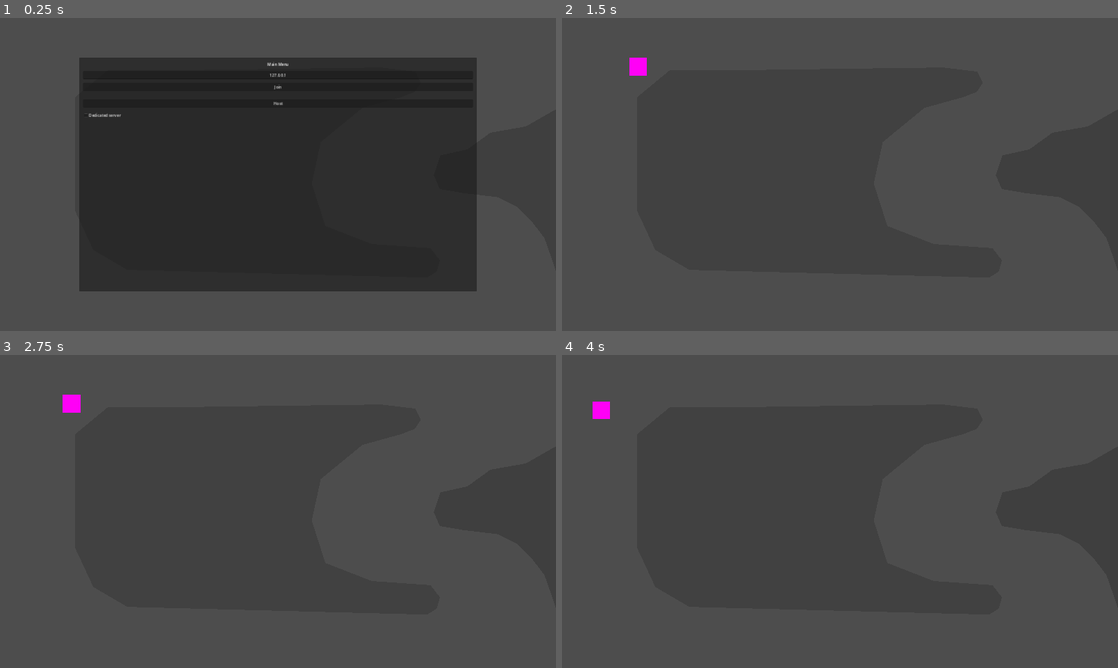
Above: before the commit, frames 1-4 (two rows, left to right).
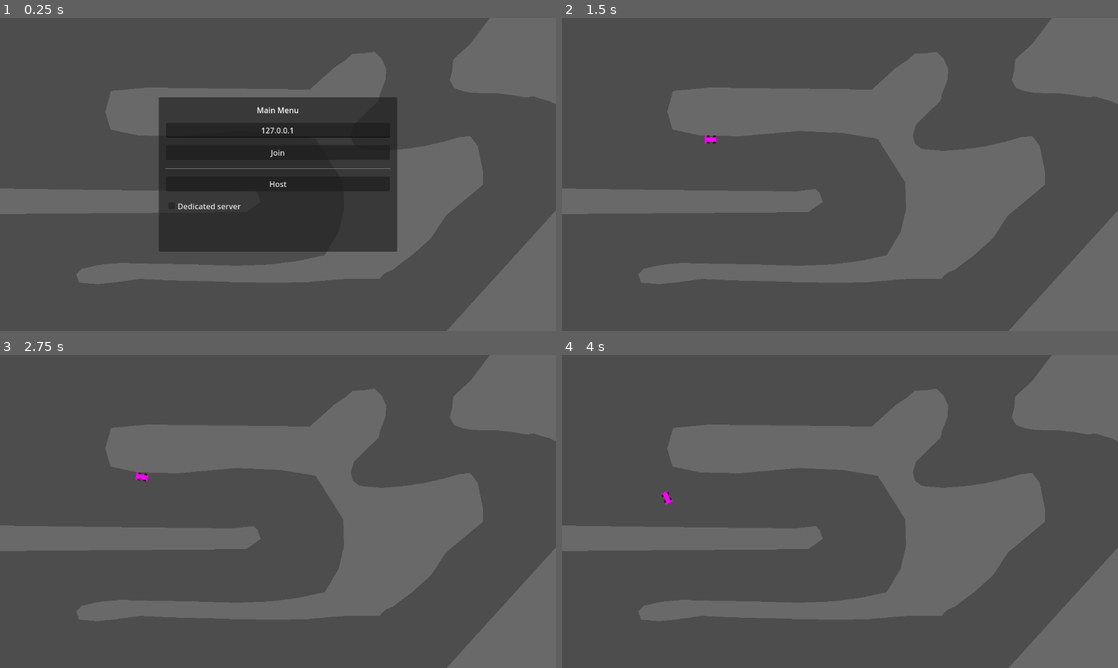
Above: after the commit, the same moments.

Repository: itjope/slide-on-slicks
Game: Godot game, scene res://World.tscn
Same seed, same stepped clock (60 frames per second), same inputs: the game is played once before the commit and once after it.
Inputs:
- Up to frame 1 (0.25 s): no input
- Up to frame 2 (1.5 s): tap Enter at 0.5 s; hold Right (steerRight) 0.53-1.25 s; hold Down (break) 0.53-1.25 s; tap Space (kryckan, bound only after the commit) at 0.8 s; click "Host" at 1.25 s
- Up to frame 3 (2.75 s): tap Space (kryckan, bound only after the commit) at 2, 2.1 s; hold Left (steerLeft) from 2.03 s (still down); tap Down (break) at 2.3 s
- Up to frame 4 (4 s): release Left (steerLeft) at 2.78 s; hold Right (steerRight) 2.78-3.53 s; hold Down (break) 2.78-3.53 s; tap Space (kryckan, bound only after the commit) at 3.05, 3.6 s; hold Up (accelerate) from 3.53 s (still down); tap Down (break) at 3.8 s

The runs differ from the first frame. In frame 1, 42% of the frame differs, in the area x 0-100%, y 0-100%; in frame 2, 31%; in frame 3, 31%; in frame 4, 31%.

Commit message:
Added a simple track and added a "dra i kryckan" feature

Diff:
--- a/Car.gd
+++ b/Car.gd
@@ -1,28 +1,55 @@
 extends CharacterBody2D
 
-
-var speed = 10
-
-var wheel_base = 70
+var wheel_base = 20
 var steering_angle = 15
-var engine_power = 1600
-var friction = -0.7
-var drag = -0.001
-var braking = -820
-var max_speed = 1000
-var max_speed_reverse = 250
-var slip_speed = 280
-var traction_fast = 0.01
-var traction_slow = 0.25
+var engine_power = 800
+var friction = -0.01
+var drag = -0.006
+var braking = -600
+var max_speed = 1500
+var max_speed_reverse = 500
+var slip_speed = 300
+var traction_fast = 0.001
+var traction_slow = 0.05
 
 var acceleration = Vector2.ZERO
 var steer_direction
 
-var race_started = false
-var race_ended = false
-
 func _ready():
 	if not is_multiplayer_authority(): return
+
+
+func _process(delta):
+	pass
+
+func apply_friction():
+	if velocity.length() < 5:
+		velocity = Vector2.ZERO
+	var friction_force = velocity * friction
+	var drag_force = velocity * velocity.length() * drag
+	acceleration += drag_force + friction_force
+
+func get_input():
+	if not is_multiplayer_authority(): return
+
+	var turn = 0
+
+
+	if Input.is_action_pressed("steerRight"):
+		turn += calculate_turn()
+	if Input.is_action_pressed("steerLeft"):
+		turn -= calculate_turn()
+	if Input.is_action_pressed("accelerate"):
+		acceleration = transform.x * engine_power
+	if Input.is_action_pressed("break"):
+		acceleration = transform.x * braking
+	if Input.is_action_pressed("kryckan"):
+		steering_angle = 35
+		acceleration = acceleration + transform.x * -100
+	else:
+		steering_angle = 15
+
+	steer_direction = turn * deg_to_rad(steering_angle)
 
 func calculate_turn():
 	var car_speed = velocity.length()
@@ -32,13 +59,6 @@
 		return 1
 	else:
 		return (car_speed / max_speed) + 1
-
-func apply_friction():
-	if velocity.length() < 5:
-		velocity = Vector2.ZERO
-	var friction_force = velocity * friction
-	var drag_force = velocity * velocity.length() * drag
-	acceleration += drag_force + friction_force
 
 func calculate_steering(delta):
 	var rear_wheel = position - transform.x * wheel_base/2.0
@@ -56,55 +76,20 @@
 		velocity = -new_heading * min(velocity.length(), max_speed_reverse)
 	rotation = new_heading.angle()
 
-func get_input2():
-	if not is_multiplayer_authority(): return
-
-	var turn = 0
-
-	if Input.is_action_pressed("steerRight"):
-		turn += calculate_turn()
-	if Input.is_action_pressed("steerLeft"):
-		turn -= calculate_turn()
-	if Input.is_action_pressed("accelerate"):
-		acceleration = transform.x * engine_power
-	if Input.is_action_pressed("break"):
-		acceleration = transform.x * braking
-
-	steer_direction = turn * deg_to_rad(steering_angle)
-
-
-func get_input():
-	if not is_multiplayer_authority(): return
-	var input_dir = Input.get_vector("steerLeft", "steerRight", "accelerate", "break")
-	velocity = velocity + ( input_dir * speed)
-
 func _physics_process(delta):
 	if  not is_multiplayer_authority(): return
-
 	acceleration = Vector2.ZERO
-	get_input2()
+	get_input()
 	apply_friction()
-	print_debug(delta)
 	calculate_steering(delta)
 	velocity += acceleration * delta
-	var collision = move_and_collide(velocity * delta)
-	# velocity = velocity.normalized()
-	#if (collision):
-		#velocity = velocity.bounce(collision.get_normal())
-
-	print_debug(rotation)
-
-	"""
-	get_input()
-
 	var collision = move_and_collide(velocity * delta, false, 0.08, false)
 	if collision:
 		var collider = collision.get_collider()
 		if collider.is_class("CharacterBody2D"):
 			velocity = velocity.slide(collision.get_normal()) * 0.8 + (velocity.bounce(collision.get_normal()) / 5)
 		else:
-			velocity = (velocity.slide(collision.get_normal()) + (velocity.bounce(collision.get_normal()) / 5) ) / 2
-	"""
+			velocity = velocity.slide(collision.get_normal()) * 0.95
 
 func _enter_tree():
 	set_multiplayer_authority(str(name).to_int())
--- a/World.gd
+++ b/World.gd
@@ -14,6 +14,7 @@
 
 # Called every frame. 'delta' is the elapsed time since the previous frame.
 func _process(delta):
+
 	pass
 
 
--- a/World.tscn
+++ b/World.tscn
@@ -3,16 +3,16 @@
 [ext_resource type="Script" path="res://world.gd" id="1_f8kds"]
 
 [sub_resource type="RectangleShape2D" id="RectangleShape2D_0ddpk"]
-size = Vector2(33, 1323)
+size = Vector2(32.75, 676)
 
 [sub_resource type="RectangleShape2D" id="RectangleShape2D_l2row"]
-size = Vector2(2338, 27)
+size = Vector2(1150, 27)
 
 [sub_resource type="RectangleShape2D" id="RectangleShape2D_v6y4e"]
-size = Vector2(33.75, 1296)
+size = Vector2(33.5, 676)
 
 [sub_resource type="RectangleShape2D" id="RectangleShape2D_4osci"]
-size = Vector2(2371.5, 30)
+size = Vector2(1218, 30)
 
 [node name="World" type="Node2D"]
 script = ExtResource("1_f8kds")
@@ -20,27 +20,52 @@
 [node name="StaticBody2D" type="StaticBody2D" parent="."]
 
 [node name="CollisionShape2D" type="CollisionShape2D" parent="StaticBody2D"]
-position = Vector2(-16.5, 634.5)
+position = Vector2(-17.625, 311)
 shape = SubResource("RectangleShape2D_0ddpk")
 
 [node name="CollisionShape2D2" type="CollisionShape2D" parent="StaticBody2D"]
-position = Vector2(1169, -13.5)
+position = Vector2(575, -14)
 shape = SubResource("RectangleShape2D_l2row")
 
 [node name="CollisionShape2D3" type="CollisionShape2D" parent="StaticBody2D"]
-position = Vector2(2321.12, 648)
+position = Vector2(1166.25, 310)
 shape = SubResource("RectangleShape2D_v6y4e")
 
 [node name="CollisionShape2D4" type="CollisionShape2D" parent="StaticBody2D"]
-position = Vector2(1152.25, 1311)
+position = Vector2(574, 663)
 shape = SubResource("RectangleShape2D_4osci")
 
-[node name="Polygon2D3" type="CollisionPolygon2D" parent="StaticBody2D"]
-position = Vector2(-46, -8)
-polygon = PackedVector2Array(860, 223, 493, 224, 356, 337, 356, 804, 433, 969, 574, 1051, 1816, 1083, 1856, 1058, 1869, 1011, 1830, 961, 1587, 944, 1394, 869, 1338, 694, 1375, 522, 1548, 380, 1708, 336, 1765, 314, 1790, 277, 1767, 230, 1625, 213)
+[node name="StaticBody2D2" type="StaticBody2D" parent="."]
 
-[node name="Polygon2D4" type="CollisionPolygon2D" parent="StaticBody2D"]
-polygon = PackedVector2Array(2318, 370, 2179, 449, 2032, 475, 1937, 544, 1825, 569, 1798, 651, 1822, 708, 1920, 725, 2063, 742, 2143, 782, 2207, 847, 2256, 911, 2280, 979, 2308, 1063)
+[node name="Polygon2D" type="Polygon2D" parent="StaticBody2D2"]
+position = Vector2(-16, 0)
+color = Color(0.415686, 0.415686, 0.415686, 1)
+polygon = PackedVector2Array(654, 148, 321, 144, 246, 151, 234, 194, 245, 231, 302, 243, 383, 245, 507, 234, 597, 238, 670, 250, 727, 340, 729, 394, 718, 442, 689, 491, 633, 503, 579, 510, 507, 513, 412, 510, 340, 509, 264, 507, 222, 511, 186, 519, 174, 531, 180, 548, 218, 551, 258, 547, 306, 540, 362, 543, 402, 544, 446, 545, 508, 547, 587, 548, 652, 547, 695, 543, 735, 540, 803, 540, 808, 533, 816, 527, 830, 521, 843, 511, 870, 491, 909, 456, 940, 409, 1017, 345, 1017, 319, 1012, 295, 1006, 265, 991, 245, 970, 246, 935, 256, 896, 265, 857, 271, 806, 275, 761, 271, 747, 260, 743, 243, 749, 222, 769, 201, 801, 171, 803, 157, 808, 146, 815, 127, 816, 104, 806, 83, 792, 70, 769, 73, 747, 74, 732, 87, 708, 103, 658, 148)
+
+[node name="Polygon2D2" type="Polygon2D" parent="StaticBody2D2"]
+color = Color(0.415686, 0.415686, 0.415686, 1)
+polygon = PackedVector2Array(206, 356, -6, 353, -11, 406, 510, 402, 540, 381, 534, 362, 525, 354, 484, 359)
+
+[node name="Polygon2D3" type="Polygon2D" parent="StaticBody2D2"]
+color = Color(0.415686, 0.415686, 0.415686, 1)
+polygon = PackedVector2Array(916, 658, 1163, 386, 1161, 663)
+
+[node name="Polygon2D4" type="Polygon2D" parent="StaticBody2D2"]
+color = Color(0.415686, 0.415686, 0.415686, 1)
+polygon = PackedVector2Array(1018, -4, 974, 54, 939, 86, 937, 109, 932, 129, 941, 145, 960, 152, 979, 155, 1006, 156, 1031, 156, 1064, 160, 1087, 164, 1107, 163, 1126, 169, 1138, 172, 1159, 182, 1157, 153, 1168, -3)
+
+[node name="Polygon2D5" type="CollisionPolygon2D" parent="StaticBody2D2"]
+position = Vector2(-16, 0)
+polygon = PackedVector2Array(654, 148, 321, 144, 246, 151, 234, 194, 245, 231, 302, 243, 383, 245, 507, 234, 597, 238, 670, 250, 727, 340, 729, 394, 718, 442, 689, 491, 633, 503, 579, 510, 507, 513, 412, 510, 340, 509, 264, 507, 222, 511, 186, 519, 174, 531, 180, 548, 218, 551, 258, 547, 306, 540, 362, 543, 402, 544, 446, 545, 508, 547, 587, 548, 652, 547, 695, 543, 735, 540, 803, 540, 808, 533, 816, 527, 830, 521, 843, 511, 870, 491, 909, 456, 940, 409, 1017, 345, 1017, 319, 1012, 295, 1006, 265, 991, 245, 970, 246, 935, 256, 896, 265, 857, 271, 806, 275, 761, 271, 747, 260, 743, 243, 749, 222, 769, 201, 801, 171, 803, 157, 808, 146, 815, 127, 816, 104, 806, 83, 792, 70, 769, 73, 747, 74, 732, 87, 708, 103, 658, 148)
+
+[node name="Polygon2D6" type="CollisionPolygon2D" parent="StaticBody2D2"]
+polygon = PackedVector2Array(206, 356, -6, 353, -11, 406, 510, 402, 540, 381, 534, 362, 525, 354, 484, 359)
+
+[node name="Polygon2D7" type="CollisionPolygon2D" parent="StaticBody2D2"]
+polygon = PackedVector2Array(916, 658, 1163, 386, 1161, 663)
+
+[node name="Polygon2D8" type="CollisionPolygon2D" parent="StaticBody2D2"]
+polygon = PackedVector2Array(1018, -4, 974, 54, 939, 86, 937, 109, 932, 129, 941, 145, 960, 152, 979, 155, 1006, 156, 1031, 156, 1064, 160, 1087, 164, 1107, 163, 1126, 169, 1138, 172, 1159, 182, 1157, 153, 1168, -3)
 
 [node name="CanvasLayer" type="CanvasLayer" parent="."]
 
@@ -93,18 +118,49 @@
 layout_mode = 2
 text = "Dedicated server"
 
+[node name="SettingsMenu" type="PanelContainer" parent="CanvasLayer"]
+visible = false
+anchors_preset = 15
+anchor_right = 1.0
+anchor_bottom = 1.0
+offset_left = 329.0
+offset_top = 164.0
+offset_right = -329.0
+offset_bottom = -164.0
+grow_horizontal = 2
+grow_vertical = 2
+
+[node name="MarginContainer" type="MarginContainer" parent="CanvasLayer/SettingsMenu"]
+layout_mode = 2
+theme_override_constants/margin_left = 15
+theme_override_constants/margin_top = 15
+theme_override_constants/margin_right = 15
+theme_override_constants/margin_bottom = 15
+
+[node name="VBoxContainer" type="VBoxContainer" parent="CanvasLayer/SettingsMenu/MarginContainer"]
+layout_mode = 2
+theme_override_constants/separation = 15
+
+[node name="Label" type="Label" parent="CanvasLayer/SettingsMenu/MarginContainer/VBoxContainer"]
+layout_mode = 2
+text = "Settings"
+horizontal_alignment = 1
+vertical_alignment = 1
+
+[node name="Label2" type="Label" parent="CanvasLayer/SettingsMenu/MarginContainer/VBoxContainer"]
+layout_mode = 2
+text = "Engine Power"
+horizontal_alignment = 1
+vertical_alignment = 1
+
+[node name="EnginePower" type="LineEdit" parent="CanvasLayer/SettingsMenu/MarginContainer/VBoxContainer"]
+layout_mode = 2
+text = "800"
+alignment = 1
+
 [node name="MultiplayerSpawner" type="MultiplayerSpawner" parent="."]
 _spawnable_scenes = PackedStringArray("res://player.tscn")
 spawn_path = NodePath("..")
 
-[node name="Polygon2D" type="Polygon2D" parent="."]
-position = Vector2(-46, -8)
-color = Color(0.254902, 0.254902, 0.254902, 1)
-polygon = PackedVector2Array(860, 223, 493, 224, 356, 337, 356, 804, 433, 969, 574, 1051, 1816, 1083, 1856, 1058, 1869, 1011, 1830, 961, 1587, 944, 1394, 869, 1338, 694, 1375, 522, 1548, 380, 1708, 336, 1765, 314, 1790, 277, 1767, 230, 1625, 213)
-
-[node name="Polygon2D2" type="Polygon2D" parent="."]
-color = Color(0.25098, 0.25098, 0.25098, 1)
-polygon = PackedVector2Array(2318, 370, 2179, 449, 2032, 475, 1937, 544, 1825, 569, 1798, 651, 1822, 708, 1920, 725, 2063, 742, 2143, 782, 2207, 847, 2256, 911, 2280, 979, 2308, 1063)
-
 [connection signal="pressed" from="CanvasLayer/MainManu/MarginContainer/VBoxContainer/JoinButton" to="." method="_on_join_button_pressed"]
 [connection signal="pressed" from="CanvasLayer/MainManu/MarginContainer/VBoxContainer/HostButton" to="." method="_on_host_button_pressed"]
--- /dev/null
+++ b/car2.svg
@@ -0,0 +1,125 @@
+<?xml version="1.0" encoding="UTF-8" standalone="no"?>
+<svg
+   xmlns:dc="http://purl.org/dc/elements/1.1/"
+   xmlns:cc="http://creativecommons.org/ns#"
+   xmlns:rdf="http://www.w3.org/1999/02/22-rdf-syntax-ns#"
+   xmlns:svg="http://www.w3.org/2000/svg"
+   xmlns="http://www.w3.org/2000/svg"
+   id="svg8"
+   version="1.1"
+   viewBox="0 0 96 138"
+   height="138mm"
+   width="96mm">
+  <defs
+     id="defs2" />
+  <metadata
+     id="metadata5">
+    <rdf:RDF>
+      <cc:Work
+         rdf:about="">
+        <dc:format>image/svg+xml</dc:format>
+        <dc:type
+           rdf:resource="http://purl.org/dc/dcmitype/StillImage" />
+        <dc:title></dc:title>
+      </cc:Work>
+    </rdf:RDF>
+  </metadata>
+  <g
+     id="layer1">
+    <rect
+       y="0"
+       x="21.166666"
+       height="137.58333"
+       width="52.916664"
+       id="rect40"
+       style="fill:#ff00ff;stroke-width:0.264583" />
+    <rect
+       ry="1.0172526e-05"
+       y="116.41666"
+       x="0"
+       height="21.166666"
+       width="95.25"
+       id="rect42"
+       style="fill:#ff00ff;stroke-width:0.264583" />
+    <rect
+       ry="1.0172515e-05"
+       y="84.666664"
+       x="0"
+       height="31.75"
+       width="21.166666"
+       id="rect44"
+       style="fill:#241c1c;stroke-width:0.264583" />
+    <rect
+       ry="1.0172515e-05"
+       y="84.666664"
+       x="74.083336"
+       height="31.75"
+       width="21.166666"
+       id="rect46"
+       style="fill:#241c1c;stroke-width:0.264583" />
+    <rect
+       ry="1.0172515e-05"
+       y="10.583333"
+       x="74.083336"
+       height="31.75"
+       width="10.583333"
+       id="rect48"
+       style="fill:#241c1c;stroke-width:0.264583" />
+    <rect
+       ry="1.0172515e-05"
+       y="10.583333"
+       x="10.583333"
+       height="31.75"
+       width="10.583333"
+       id="rect50"
+       style="fill:#241c1c;stroke-width:0.264583" />
+    <rect
+       ry="1.0172515e-05"
+       y="0"
+       x="0"
+       height="10.583333"
+       width="95.25"
+       id="rect54"
+       style="fill:#ff00ff;stroke-width:0.264583" />
+    <rect
+       ry="1.0172515e-05"
+       y="10.583333"
+       x="0"
+       height="10.583333"
+       width="95.25"
+       id="rect56"
+       style="fill:#ff00ff;stroke-width:0.264583" />
+    <rect
+       ry="1.0172515e-05"
+       y="21.166666"
+       x="0"
+       height="21.166666"
+       width="21.166666"
+       id="rect58"
+       style="fill:#28170b;stroke-width:0.264583" />
+    <rect
+       ry="1.0172515e-05"
+       y="21.166666"
+       x="74.083336"
+       height="21.166666"
+       width="21.166666"
+       id="rect60"
+       style="fill:#28170b;stroke-width:0.264583" />
+    <rect
+       ry="1.0172515e-05"
+       y="10.583333"
+       x="0"
+       height="10.583333"
+       width="21.166666"
+       id="rect62"
+       style="fill:#28170b;stroke-width:0.264583" />
+    <rect
+       ry="1.0172515e-05"
+       y="10.583333"
+       x="74.083336"
+       height="10.583333"
+       width="21.166666"
+       id="rect64"
+       style="fill:#28170b;stroke-width:0.264583" />
+  </g>
+</svg>
--- a/player.tscn
+++ b/player.tscn
@@ -2,21 +2,24 @@
 
 [ext_resource type="Script" path="res://car.gd" id="1_ttov1"]
 [ext_resource type="Script" path="res://addons/smoothing/smoothing_2d.gd" id="2_4674m"]
-[ext_resource type="Texture2D" uid="uid://cogwue5xo7o4r" path="res://car1.png" id="2_ri1f2"]
+[ext_resource type="Texture2D" uid="uid://bvuudps3hvgpt" path="res://car2.svg" id="3_a2g8y"]
 
-[sub_resource type="RectangleShape2D" id="RectangleShape2D_22jpn"]
-size = Vector2(36, 36)
+[sub_resource type="RectangleShape2D" id="RectangleShape2D_aespd"]
+size = Vector2(23.5, 16)
 
 [sub_resource type="SceneReplicationConfig" id="SceneReplicationConfig_ks71c"]
 properties/0/path = NodePath(".:position")
 properties/0/spawn = true
 properties/0/sync = true
+properties/1/path = NodePath(".:rotation")
+properties/1/spawn = true
+properties/1/sync = true
 
 [sub_resource type="SpriteFrames" id="SpriteFrames_t4c1a"]
 animations = [{
 "frames": [{
 "duration": 1.0,
-"texture": ExtResource("2_ri1f2")
+"texture": ExtResource("3_a2g8y")
 }],
 "loop": true,
 "name": &"idle",
@@ -30,14 +33,19 @@
 script = ExtResource("1_ttov1")
 
 [node name="CollisionShape2D" type="CollisionShape2D" parent="."]
-shape = SubResource("RectangleShape2D_22jpn")
+position = Vector2(-5.75, 4)
+shape = SubResource("RectangleShape2D_aespd")
 
 [node name="MultiplayerSynchronizer" type="MultiplayerSynchronizer" parent="."]
 replication_config = SubResource("SceneReplicationConfig_ks71c")
 
 [node name="Smoothing2D" type="Node2D" parent="."]
 script = ExtResource("2_4674m")
+flags = 7
 
 [node name="AnimatedSprite2D" type="AnimatedSprite2D" parent="Smoothing2D"]
+position = Vector2(-5.59699, 3.78404)
+rotation = 1.5708
+scale = Vector2(0.0455645, 0.0468663)
 sprite_frames = SubResource("SpriteFrames_t4c1a")
 animation = &"idle"
--- a/project.godot
+++ b/project.godot
@@ -19,7 +19,8 @@
 
 window/size/viewport_width=2304
 window/size/viewport_height=1296
-window/stretch/mode="canvas_items"
+window/stretch/mode="viewport"
+window/stretch/scale=2.0
 
 [editor_plugins]
 
@@ -47,6 +48,11 @@
 "events": [Object(InputEventKey,"resource_local_to_scene":false,"resource_name":"","device":-1,"window_id":0,"alt_press …(182 unchanged characters)…
 ]
 }
+kryckan={
+"deadzone": 0.5,
+"events": [Object(InputEventKey,"resource_local_to_scene":false,"resource_name":"","device":-1,"window_id":0,"alt_pressed":false,"shift_pressed":false,"ctrl_pressed":false,"meta_pressed":false,"pressed":false,"keycode":0,"physical_keycode":32,"key_label":0,"unicode":32,"echo":false,"script":null)
+]
+}
 
 [physics]
 
Not shown, added: car2.svg.import
Not shown, changed: export_presets.cfg
